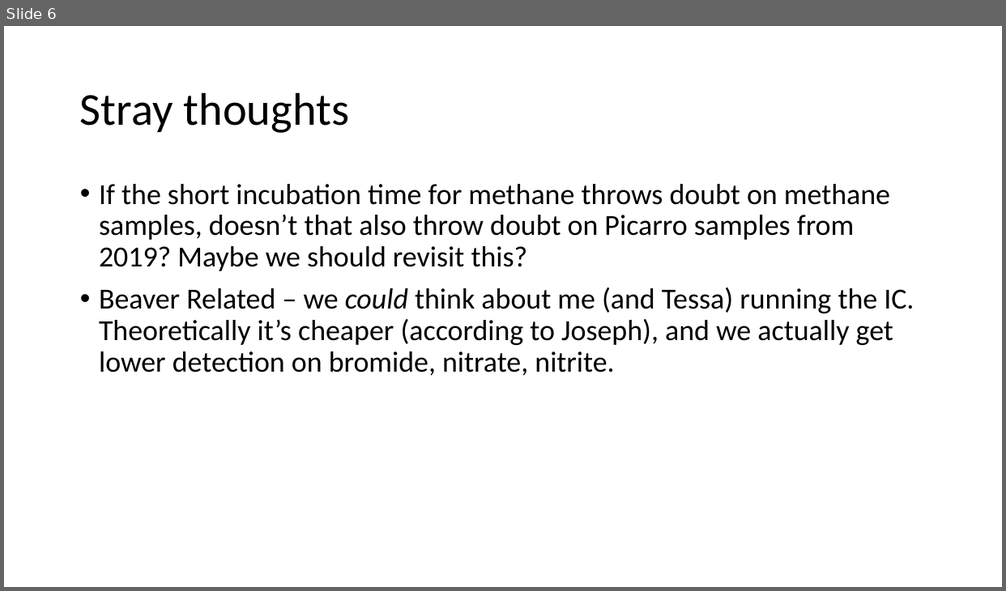
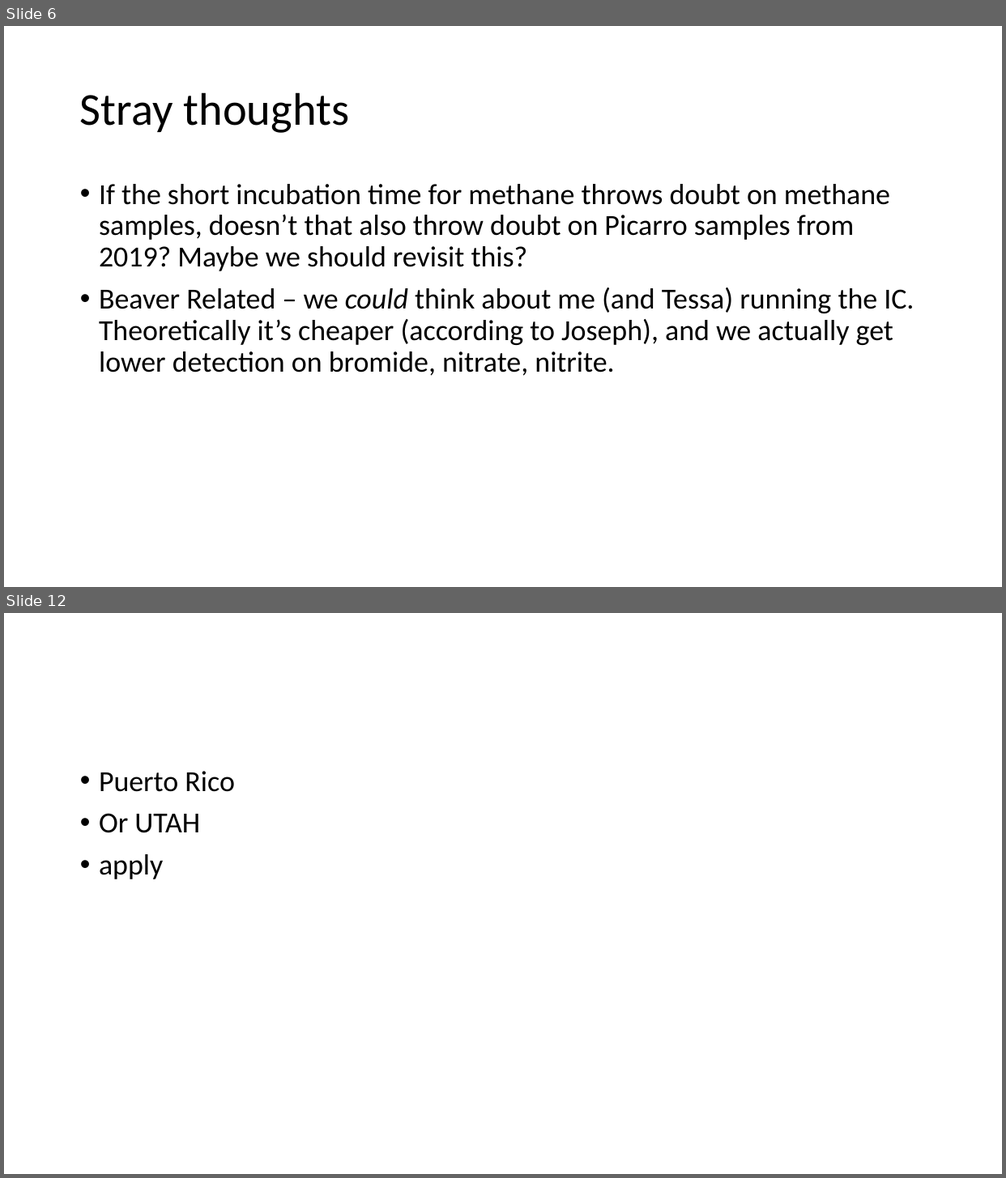
Before and after one commit to carbonshed/Ecuador2021, a slide deck: plots/DataVis_2022-01-10.pptx. Shown one above the other, each under a label of ours: slide 6 before the commit, slides 6 and 12 after it; the slides between them are not shown. The pictures are 1006x591 and 1006x1178 pixels, drawn with LibreOffice and Linux fonts; fonts in the diff are those of the drawing. Boxes give left, top, right and bottom in pixels: in the first picture for what was removed or moved away, otherwise in the second. Text is boxed around its words. In the diff, an @@ line names an element or a change of style, - is before the commit and + after.

```diff
--- a/plots/DataVis_2022-01-10.pptx
+++ b/plots/DataVis_2022-01-10.pptx
@@ slide 12 added at <box>4,613,1002,1174</box>, background #FFFFFF @@
@@ text added at <box>99,771,235,879</box>, 28 pt, text #000000 @@
+• Puerto Rico
+• Or UTAH
+• apply
```
Also in this commit, not shown: 1 slide changed, 7 other slides added.
